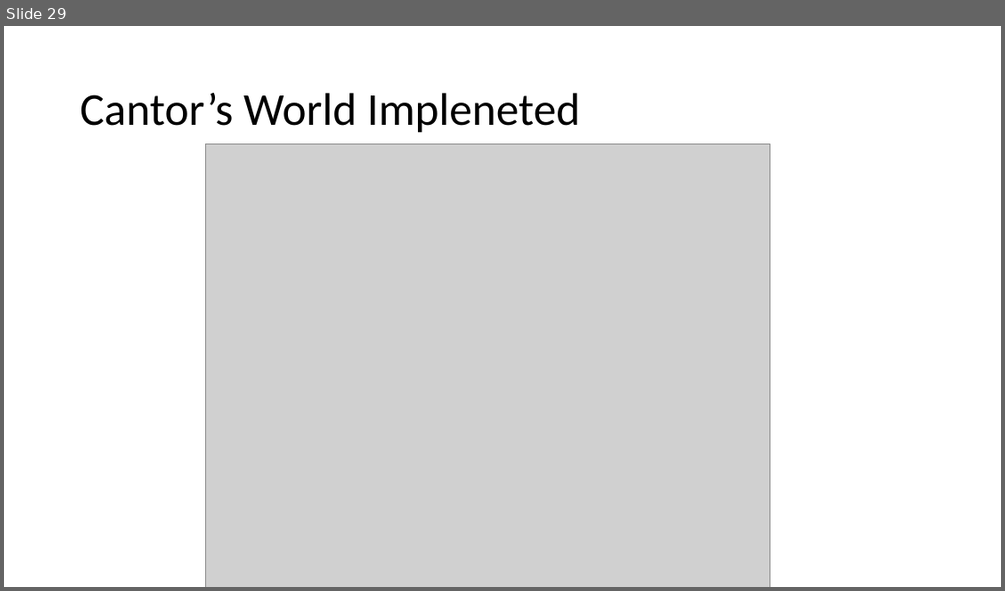
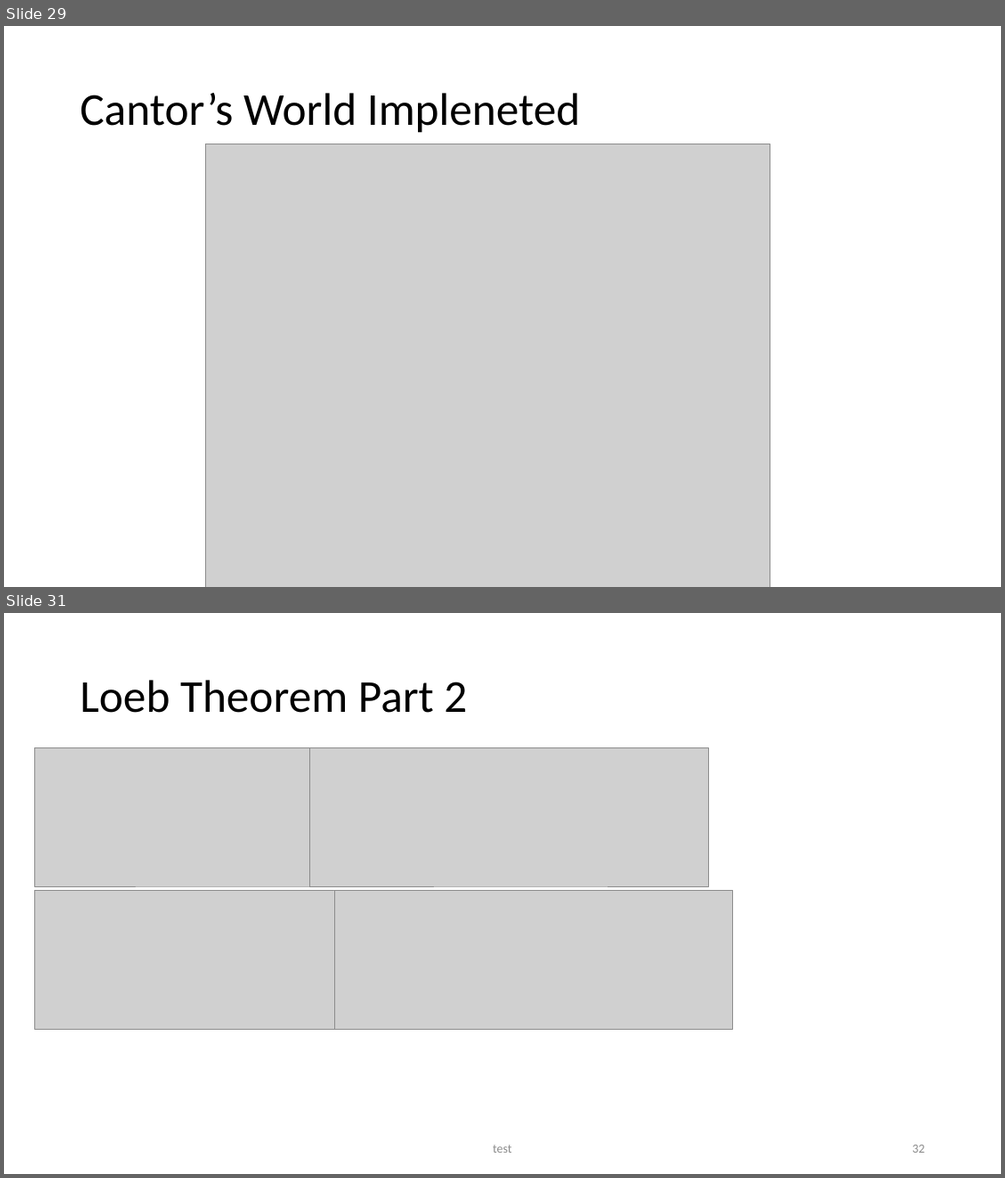
Before and after one commit to seanwestfall/algorithm_w_presentation, a slide deck: Presentation1.pptx. Shown one above the other, each under a label of ours: slide 29 before the commit, slides 29 and 31 after it; the slides between them are not shown. The pictures are 1005x591 and 1005x1178 pixels, drawn with LibreOffice and Linux fonts; fonts in the diff are those of the drawing; grey boxes stand for pictures. Boxes give left, top, right and bottom in pixels: in the first picture for what was removed or moved away, otherwise in the second. Text is boxed around its words. In the diff, an @@ line names an element or a change of style, - is before the commit and + after.

```diff
--- a/Presentation1.pptx
+++ b/Presentation1.pptx
@@ slide 31 added at (4,613,1001,1174), background #FFFFFF @@
@@ title added at (80,680,467,713), 44 pt, text #000000 @@
+Loeb Theorem Part 2
@@ picture added at (34,747,433,886) @@
@@ picture added at (310,747,708,886) @@
@@ picture added at (34,890,433,1028) @@
@@ picture added at (334,890,733,1028) @@
@@ text added at (493,1144,511,1152), 12 pt, text #8C8C8C @@
+test
@@ page number added at (912,1144,924,1152), 12 pt, text #8C8C8C @@
+32
```
Also in this commit, not shown: 7 slides changed.
